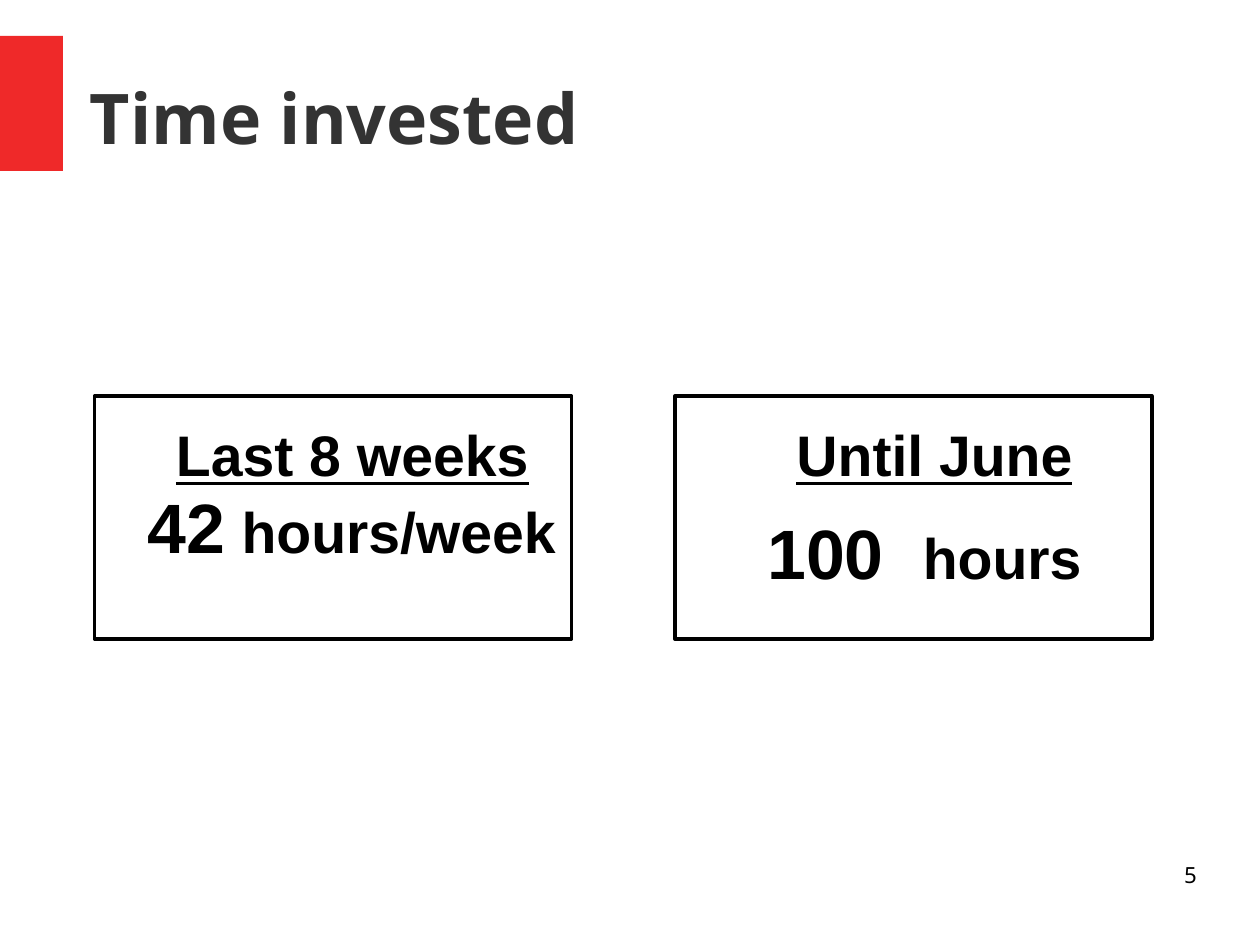
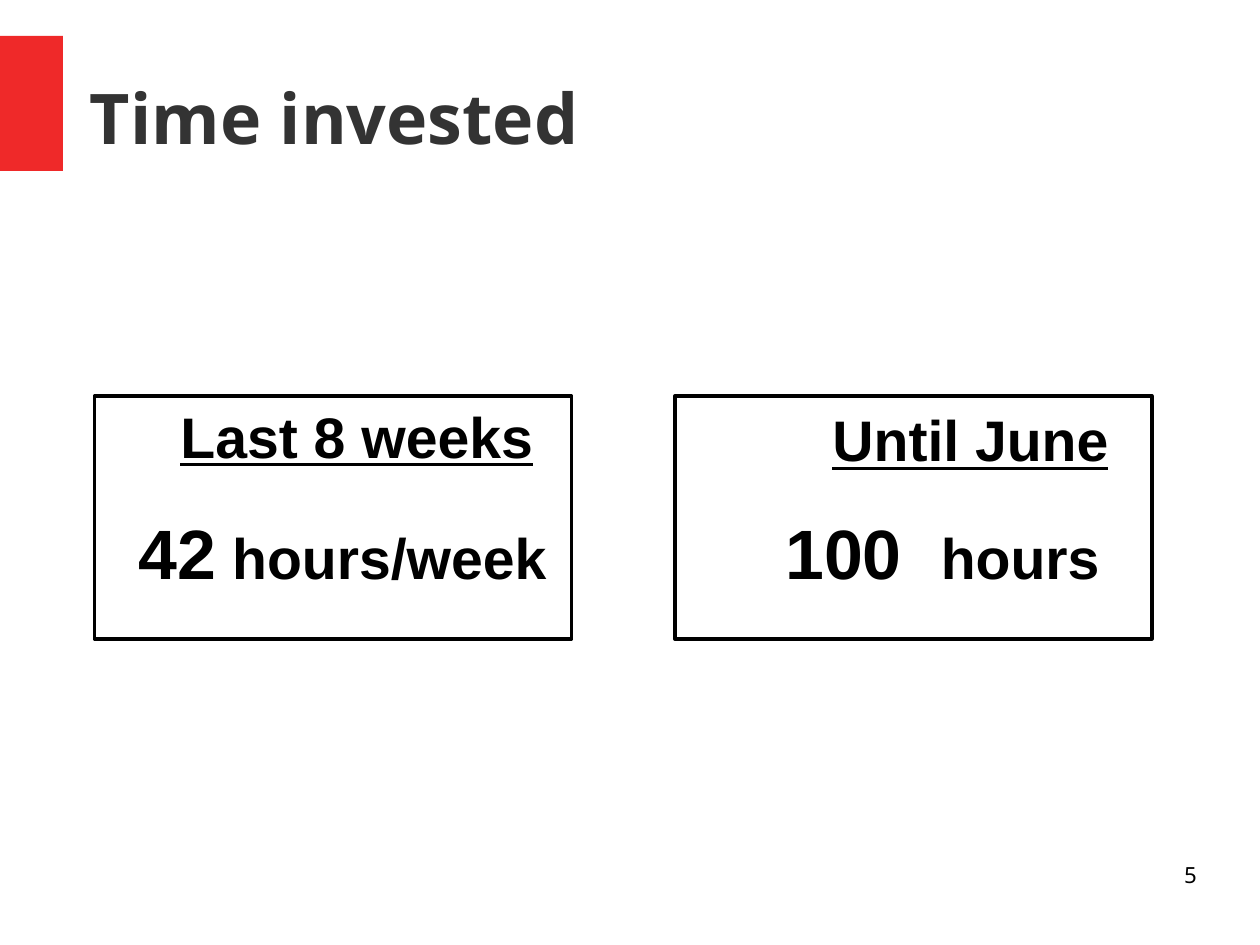
Before and after one commit to unige-pinfo-2019/PInfo3, a slide deck: slide 5 of Docs/Presentations/pres2.odp. Drawn at 1260x945 pixels with LibreOffice and Linux fonts; fonts in the diff are those of the drawing. Boxes give left, top, right and bottom in pixels: in the first picture for what was removed or moved away, otherwise in the second. Text is boxed around its words. In the diff, an @@ line names an element or a change of style, - is before the commit and + after.

Commit message:
Update presentation

```diff
--- a/Docs/Presentations/pres2.odp
+++ b/Docs/Presentations/pres2.odp
@@ text "Last 8 weeks" moved from (x1=176, y1=434, x2=528, y2=485) to (x1=180, y1=416, x2=532, y2=466) @@
@@ text "Until June" moved from (x1=796, y1=434, x2=1072, y2=485) to (x1=832, y1=419, x2=1108, y2=470) @@
@@ text "42 hours/week" moved from (x1=148, y1=504, x2=556, y2=554) to (x1=139, y1=530, x2=546, y2=580) @@
@@ text "100 hours" moved from (x1=767, y1=530, x2=1082, y2=580) to (x1=785, y1=530, x2=1100, y2=580) @@
```
Also in this commit, not shown: 1 other slide changed, 18 other files.
